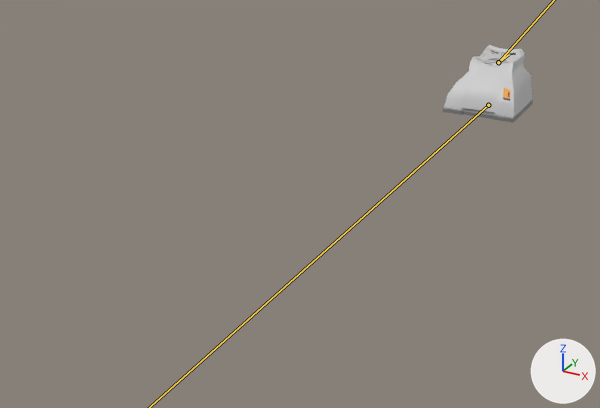
What one commit did to the FBX model RhythmGamePrototype3/Assets/Animation/WasherFirst.fbx.
Both versions are drawn from a camera (50 mm lens) standing at (3.18, -11.4, 3.54) and looking at (-0.59, -4.54, 0.11). The lights are fixed; the arrows at lower right show +X, +Y and +Z. Both versions are drawn at frame 49 of the action 'Take 001'; the numbers are the values there. The bones that bend it are drawn over the model as lines.

Names of what the first picture shows: 'SM_Prop_Laundry_WasherTop_01', 'SM_Prop_Laundry_WasherTop_Lid_01'.
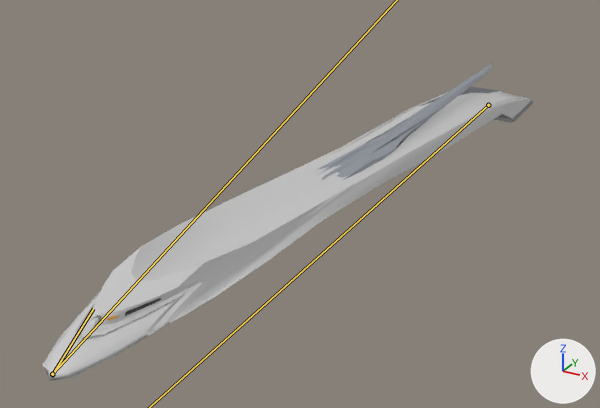
Commit message: washer updated

Pixel boxes [x1, y1, x2, y2] of what changed, in the pictures (600 x 408 px):
'SM_Prop_Laundry_WasherTop_01', posed: before [443, 45, 533, 123]; after [81, 64, 533, 349]
'SM_Prop_Laundry_WasherTop_Lid_01', posed: before [476, 54, 518, 63]; after [43, 295, 183, 381]
bone 'joint2', root to tip: before (498, 62) to (509, 54); after (52, 374) to (93, 308)

What changed in the scene script:
```text
Change bone_joint2:
    where bone_joint2 = bpy.data.objects['Armature'].pose.bones['joint2']  # child of 'joint1'
    bone_joint2.location: (-0.1, 0.3, 0.0) -> (0.1, -8.6, 0.0)
    bone_joint2.rotation_quaternion: (1.0, 0.0, 0.0, 0.0) -> (0.98, 0.107, 0.09, -0.145)  # degrees (0, 0, 0) -> degrees (11, 12, -16)
```
